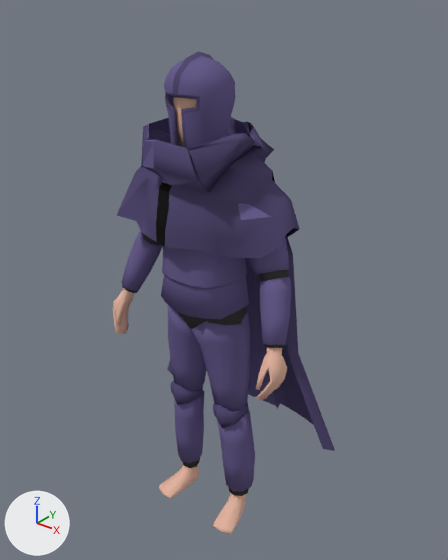
Two versions of the Blender file Blenderkram/Modelle/Belebt/PlayerCoat.blend, one commit apart.
Both versions are drawn from a 50 mm camera at (1.304, -1.52, 2.011) aimed at (0.015, 0.091, 1.013). Every picture has the same lights, and +X, +Y and +Z are marked at lower left.

Before the edit, the objects in view are built like this:
```python
me_cube_005 = bpy.data.meshes.new('Cube.005')
me_cube_005.from_pydata(...)  # 874 vertices, 803 faces, 4 loose edges; spans x -0.44..0.459, y -0.199..0.269, z -0.881..0.39
# faces by material slot: [410, 271, 112, 10]
me_cube_005.materials.append(mat_metal)  # blue #6b6090
me_cube_005.materials.append(mat_metal_dark)  # dark blue #564d74
me_cube_005.materials.append(mat_underclothes)  # black #414141
me_cube_005.materials.append(mat_black)  # black #1b1b1b
me_cube_006 = bpy.data.meshes.new('Cube.006')
me_cube_006.from_pydata(...)  # 472 vertices, 386 faces; spans x -0.195..0.195, y -0.119..0.097, z -0.506..0.396
me_cube_006.polygons.foreach_set('use_smooth', [True] * 386)
# faces by material slot: [176, 80, 122, 8]
me_cube_006.materials.append(mat_metal)  # blue #6b6090
me_cube_006.materials.append(mat_metal_dark)  # dark blue #564d74
me_cube_006.materials.append(mat_underclothes)  # black #414141
me_cube_006.materials.append(mat_black)  # black #1b1b1b
me_cube_007 = bpy.data.meshes.new('Cube.007')
me_cube_007.from_pydata(...)  # 196 vertices, 176 faces; spans x -0.106..0.106, y -0.127..0.12, z -0.148..0.149
me_cube_007.polygons.foreach_set('use_smooth', [True] * 176)
# faces by material slot: [114, 62]
me_cube_007.materials.append(mat_metal)  # blue #6b6090
me_cube_007.materials.append(mat_metal_dark)  # dark blue #564d74
ob_helmet = bpy.data.objects.new('Helmet', me_cube_007)
ob_helmet.location = (0.0, -0.006, 1.665)
_m = ob_helmet.modifiers.new('Solidify', 'SOLIDIFY')
_m.nonmanifold_thickness_mode = 'FIXED'
_m.nonmanifold_merge_threshold = 0.0003
ob_platebody = bpy.data.objects.new('Platebody', me_cube_005)
ob_platebody.location = (0.0, 0.01, 1.223)
ob_platelegs = bpy.data.objects.new('Platelegs', me_cube_006)
ob_platelegs.location = (0.0, 0.018, 0.604)
# also in view: 'Body' at (0.0, -0.009, 0.889)
```
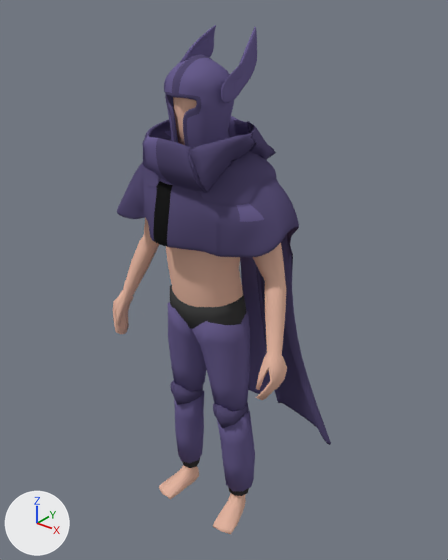
Boxes [x1, y1, x2, y2] around the edits, measured in the pictures (448 x 560 px):
'Platebody', reshaped, modifiers changed
    before: [117, 117, 335, 451]
    after: [117, 116, 331, 445]
'Helmet', reshaped, moved (29% wider, 24% taller)
    before: [164, 52, 236, 150]
    after: [164, 25, 257, 147]
part 1 of me_cube_005, deleted (blue)
    before: [122, 231, 162, 291]
part 2 of me_cube_005, deleted (blue)
    before: [122, 218, 291, 348]
part 3 of me_cube_005, shading changed
    before: [143, 132, 271, 220]
    after: [142, 130, 264, 222]
part 4 of me_cube_007, built on
    before: [219, 69, 235, 93]
    after: [164, 25, 257, 103]
'Body', unchanged, uncovered by the edit
    both: [113, 97, 287, 534]

Patch to the scene script:
```diff
--- a/Blenderkram/Modelle/Belebt/PlayerCoat.blend.py
+++ b/Blenderkram/Modelle/Belebt/PlayerCoat.blend.py
@@ me_cube_005 @@
 # used by ob_platebody; location = (0.0, 0.01, 1.223)
-me_cube_005.from_pydata(...)  # 874 vertices, 803 faces, 4 loose edges; spans x -0.44..0.459, y -0.199..0.269, z -0.881..0.39
+me_cube_005.from_pydata(...)  # 447 vertices, 366 faces, 30 loose edges; spans x -0.44..0.459, y -0.199..0.269, z -0.881..0.39
+# me_cube_005 part 1: the loose piece of 48 vertices spanning x -0.377..-0.239, y -0.097..0.059, z -0.311..-0.074 is deleted
+# me_cube_005 part 2: 379 vertices removed from x -0.376..0.377, y -0.144..0.205, z -0.32..0.221
+# me_cube_005 part 3: 23 kept faces spanning x -0.206..0.298, y -0.199..0.169, z -0.022..0.39 are now shaded smooth
 me_cube_005.materials.append(mat_metal)
@@ me_cube_007 @@
 # used by ob_helmet; location = (0.0, -0.006, 1.665)
-me_cube_007.from_pydata(...)  # 196 vertices, 176 faces; spans x -0.106..0.106, y -0.127..0.12, z -0.148..0.149
+me_cube_007.from_pydata(...)  # 240 vertices, 211 faces; spans x -0.124..0.12, y -0.127..0.171, z -0.148..0.226
+# me_cube_007 part 4
+# 1 vertex moves from x 0.094, y 0.036, z 0.065 to x 0.105, y 0.036, z 0.065
+# 38 vertices are added at x -0.124..0.12, y -0.052..0.171, z 0.011..0.226
+# 6 new vertices lie (0.0, 0.063, 0.0) away from vertices in x -0.116..0.113, y -0.052..-0.047, z 0.011..0.074
+# 28 new faces join them, mat_metal (blue #6b6090), smooth
+# 6 new faces join them, mat_metal (blue #6b6090)
+# 1 new face joins them, mat_metal_dark (dark blue #564d74)
 me_cube_007.materials.append(mat_metal)
@@ ob_platebody @@
 ob_platebody.location = (0.0, 0.01, 1.223)
+_m = ob_platebody.modifiers.new('Solidify', 'SOLIDIFY')
+_m.thickness = 0.014
+_m.offset = 1.0
+_m.nonmanifold_thickness_mode = 'FIXED'
+_m.nonmanifold_merge_threshold = 0.0003
+_m = ob_platebody.modifiers.new('Subsurf', 'SUBSURF')
+_m.levels = 3
@@ ob_helmet @@
 ob_helmet = bpy.data.objects.new('Helmet', me_cube_007)
-ob_helmet.location = (0.0, -0.006, 1.665)
+ob_helmet.location = (0.0, -0.006, 1.663)
 _m = ob_helmet.modifiers.new('Solidify', 'SOLIDIFY')
```
